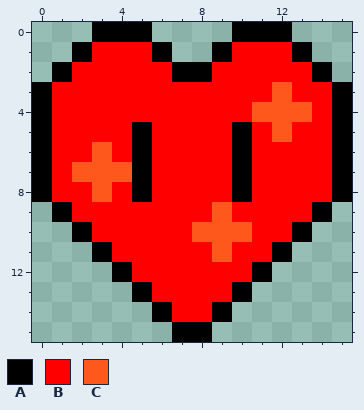
Pixel-art file: assets/images/sprites/aseprite project files/Red Gem.aseprite. The picture above is the old version.
16x16 pixels, 1 frame.
Palette (. is transparent): A #000000  B #ff0000  C #ff581c
Pixels before, first column x 0:
 0 ...AAA....AAA...
 1 ..ABBBA..ABBBA..
 2 .ABBBBBAABBBBBA.
 3 ABBBBBBBBBBBCBBA
 4 ABBBBBBBBBBCCCBA
 5 ABBBBABBBBABCBBA
 6 ABBCBABBBBABBBBA
 7 ABCCCABBBBABBBBA
 8 ABBCBABBBBABBBBA
 9 .ABBBBBBBCBBBBA.
10 ..ABBBBBCCCBBA..
11 ...ABBBBBCBBA...
12 ....ABBBBBBA....
13 .....ABBBBA.....
14 ......ABBA......
15 .......AA.......
And afterwards:
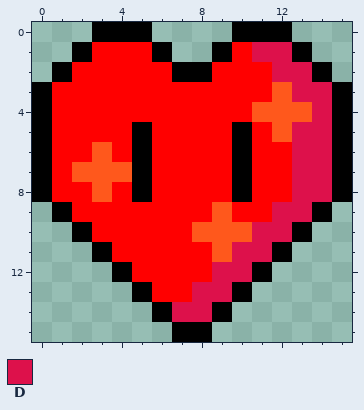
Colours new in this view: D #dd114b
From the commit log: gave the red gem/heart some shading to match the others
What changed:
{"y":1,"x":11,"old":"BB","new":"DD"}
{"y":2,"x":12,"old":"BB","new":"DD"}
{"y":3,"x":13,"old":"BB","new":"DD"}
{"y":4,"x":14,"old":"B","new":"D"}
{"y":5,"x":13,"old":"BB","new":"DD"}
{"y":6,"x":13,"old":"BB","new":"DD"}
{"y":7,"x":13,"old":"BB","new":"DD"}
{"y":8,"x":13,"old":"BB","new":"DD"}
{"y":9,"x":12,"old":"BB","new":"DD"}
{"y":10,"x":11,"old":"BB","new":"DD"}
{"y":11,"x":10,"old":"BB","new":"DD"}
{"y":12,"x":9,"old":"BB","new":"DD"}
{"y":13,"x":8,"old":"BB","new":"DD"}
{"y":14,"x":7,"old":"BB","new":"DD"}
